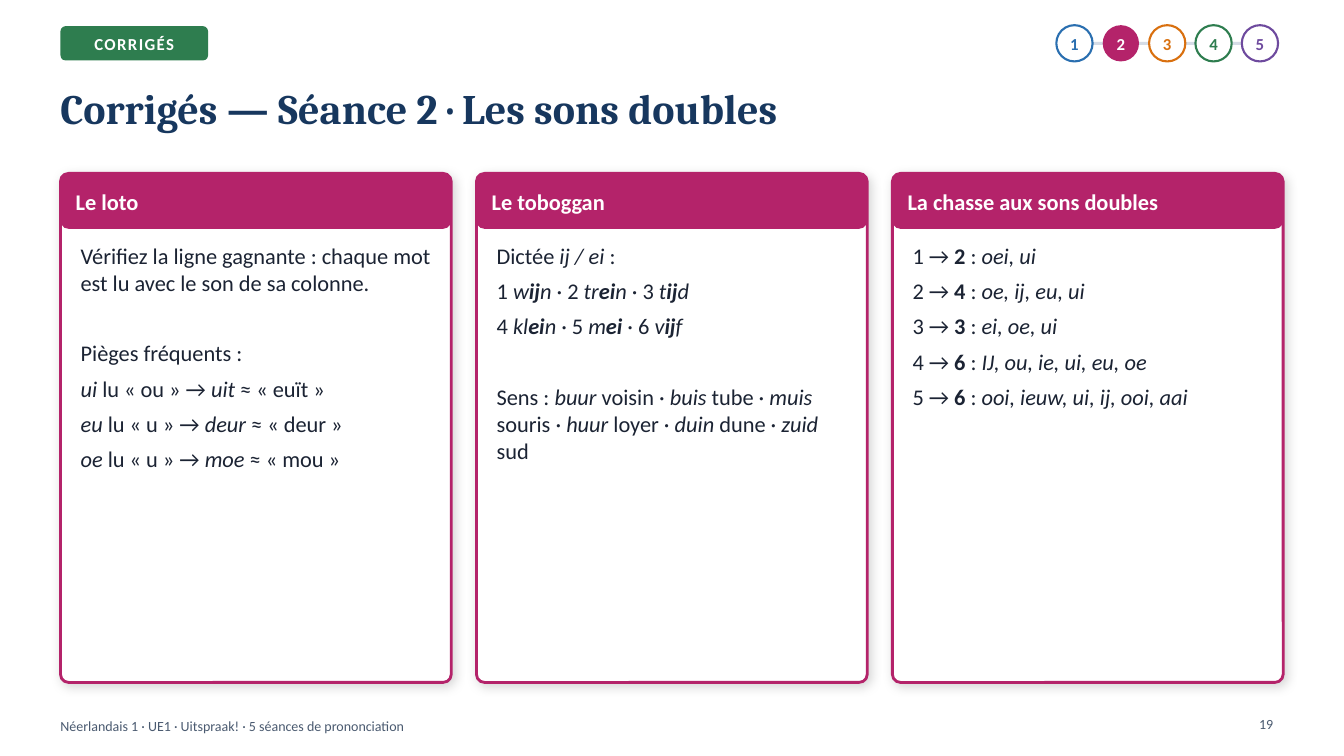
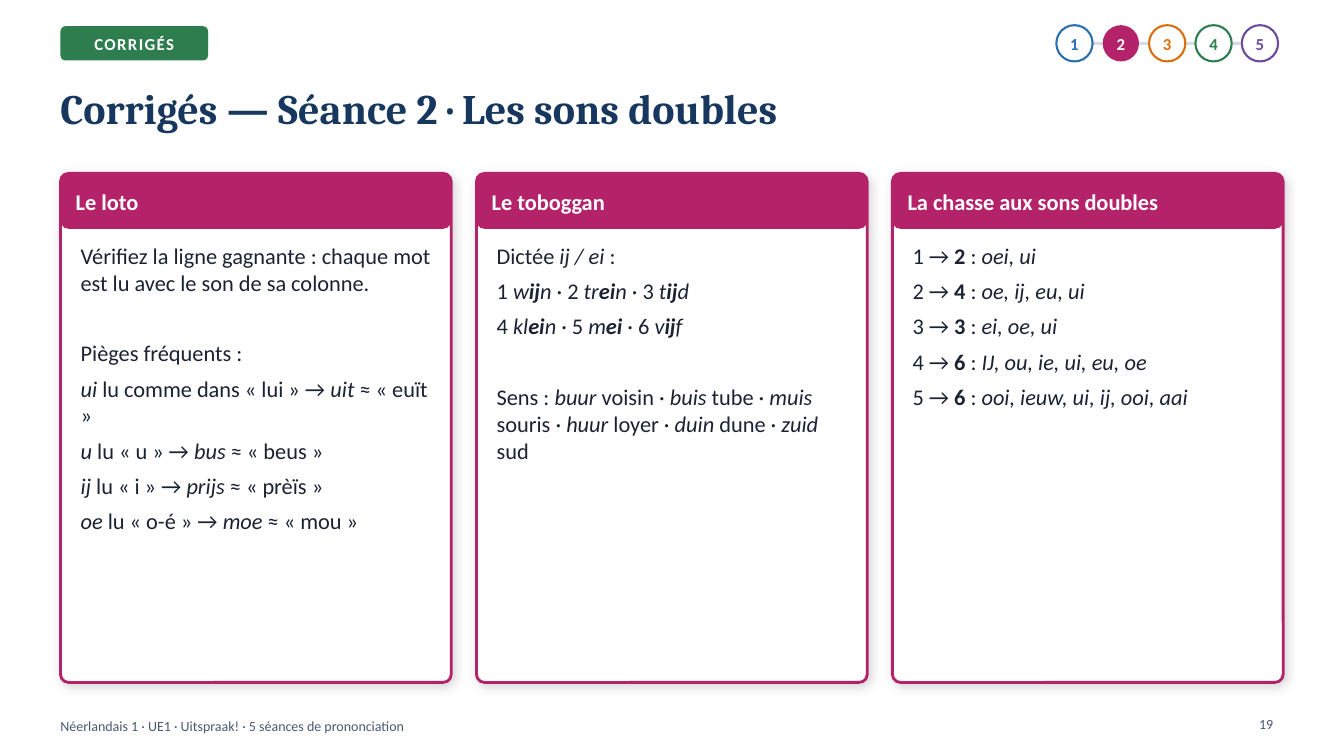
Before and after one commit to ajouniaux/talenleren, a slide deck: slide 19 of neerlandais1/powerpoints/Uitspraak_5_seances.pptx. Drawn at 1344x756 pixels with LibreOffice and Linux fonts; fonts in the diff are those of the drawing. Boxes give left, top, right and bottom in pixels: in the first picture for what was removed or moved away, otherwise in the second. Text is boxed around its words. In the diff, an @@ line names an element or a change of style, - is before the commit and + after.

```diff
--- a/neerlandais1/powerpoints/Uitspraak_5_seances.pptx
+++ b/neerlandais1/powerpoints/Uitspraak_5_seances.pptx
@@ text at (x1=81, y1=381, x2=427, y2=529): text changed @@
-ui lu « ou » → uit ≈ « euït »
-eu lu « u » → deur ≈ « deur »
-oe lu « u » → moe ≈ « mou »
+ui lu comme dans « lui » → uit ≈ « euït »
+u lu « u » → bus ≈ « beus »
+ij lu « i » → prijs ≈ « prèïs »
+oe lu « o-é » → moe ≈ « mou »
```
Also in this commit, not shown: 8 other slides changed, 2 other files.
